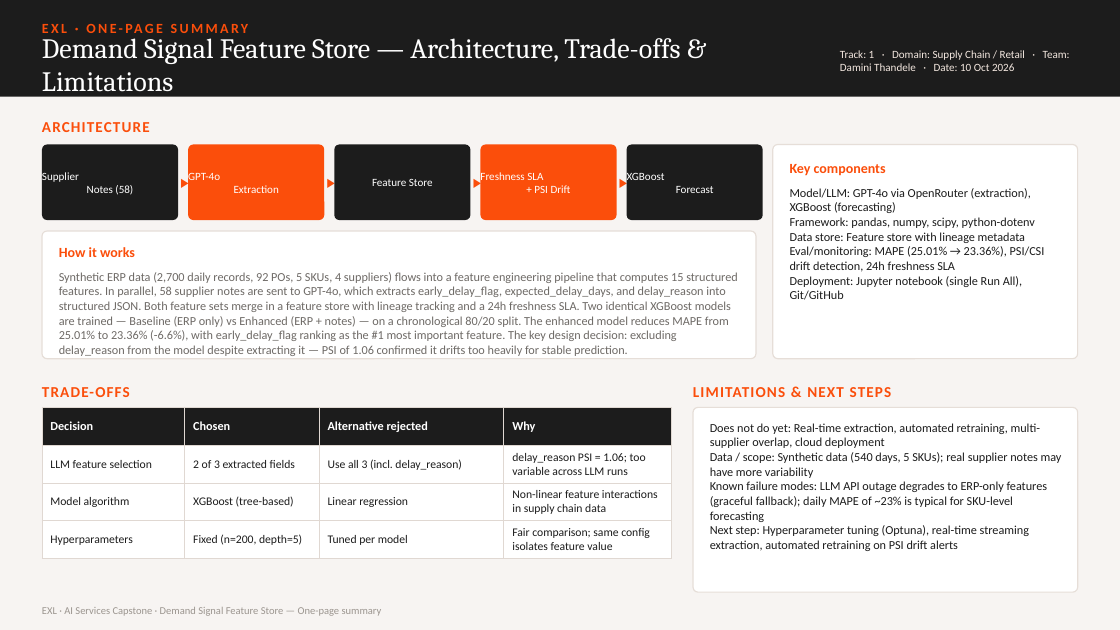
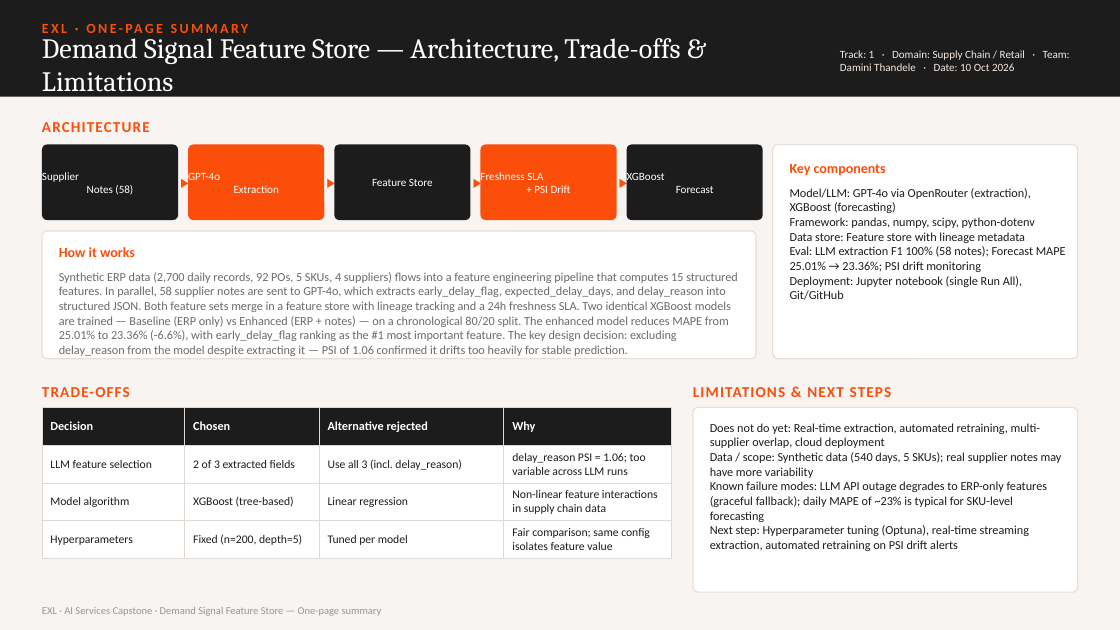
Before and after one commit to damie17/DemandSignalFeatureStore, a slide deck: slide 1 of ONE_PAGE_SUMMARY.pptx. Drawn at 1120x630 pixels with LibreOffice and Linux fonts; fonts in the diff are those of the drawing. Boxes give left, top, right and bottom in pixels: in the first picture for what was removed or moved away, otherwise in the second. Text is boxed around its words. In the diff, an @@ line names an element or a change of style, - is before the commit and + after.

```diff
--- a/ONE_PAGE_SUMMARY.pptx
+++ b/ONE_PAGE_SUMMARY.pptx
@@ text at (x1=790, y1=246, x2=1066, y2=272): text changed @@
-Eval/monitoring: MAPE (25.01% → 23.36%), PSI/CSI drift detection, 24h freshness SLA
+Eval: LLM extraction F1 100% (58 notes); Forecast MAPE 25.01% → 23.36%; PSI drift monitoring
```
Also in this commit, not shown: 7 other files.
